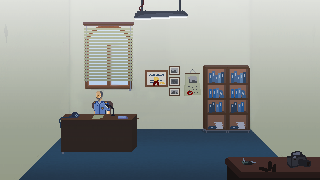
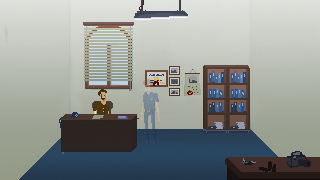
The second 320x180 image is a revision of the first. Changes to its layers:
painted on "stuffondesk" over left=105, top=104, right=115, bottom=116
added group "johnson()" (29%) with 2 layers above "Ebene 1" over left=141, top=79, right=160, bottom=144
added layer "player" in group "johnson()" over left=141, top=79, right=160, bottom=144
renamed "CHIEFFFFFFF" to "Johnson", painted on it over left=93, top=89, right=111, bottom=114
